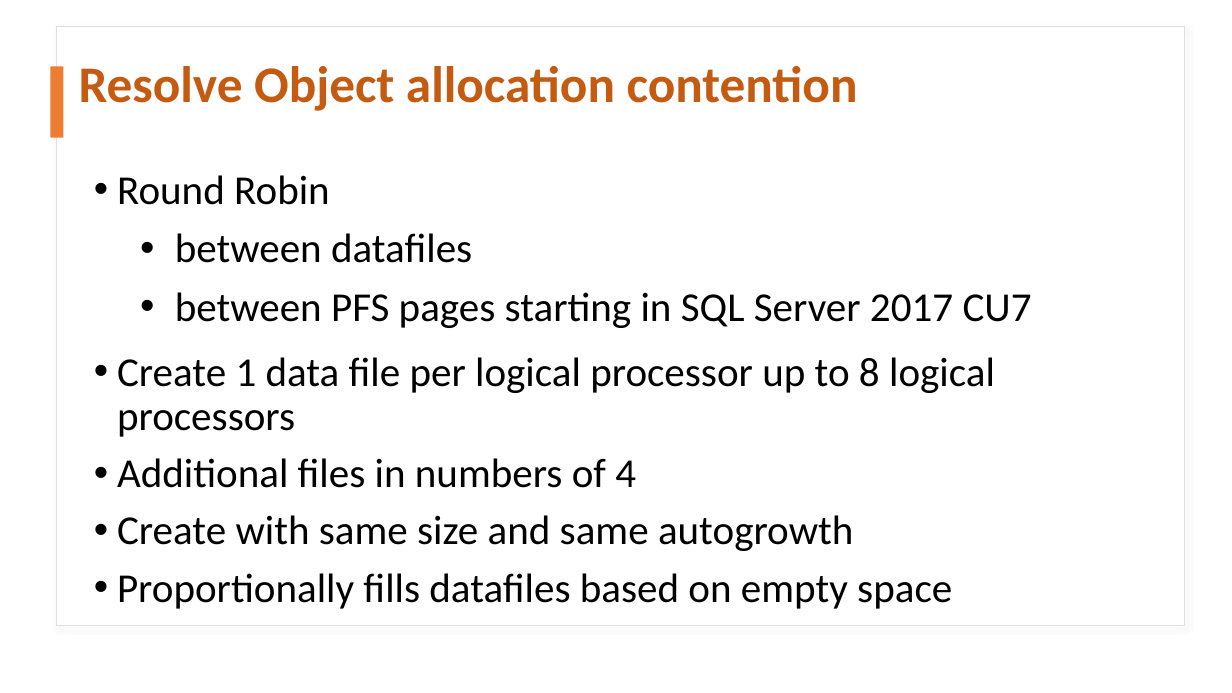
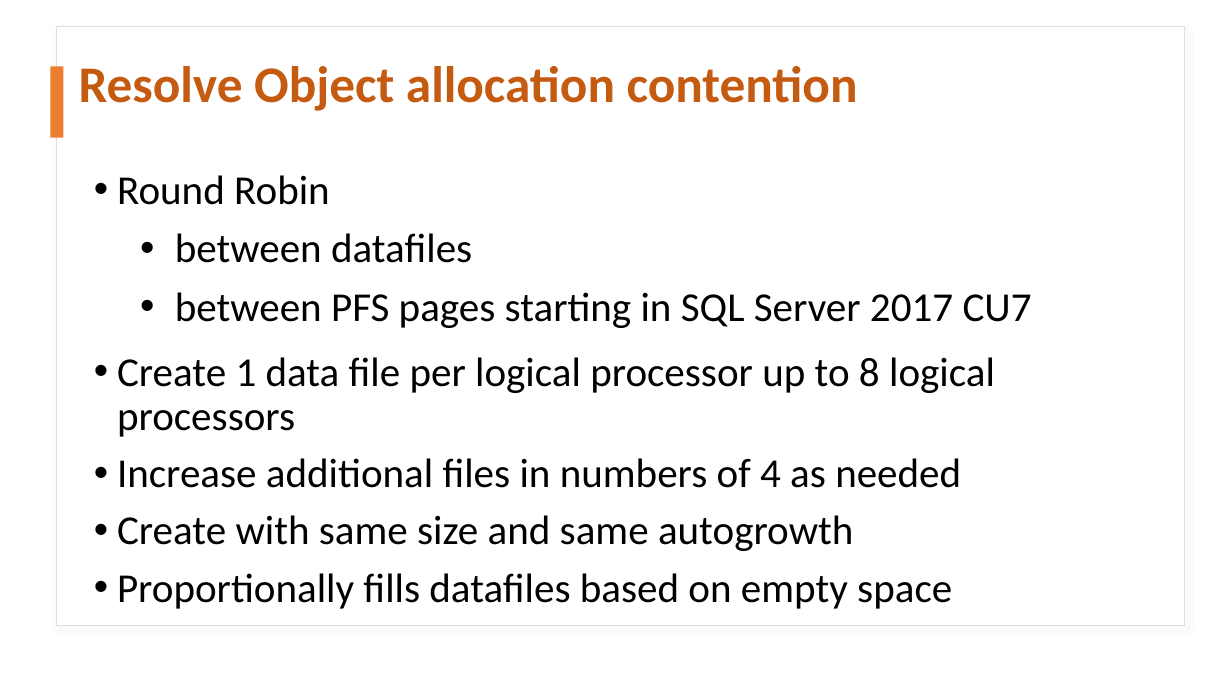
Before and after one commit to haripriyasb/tempdb, a slide deck: slide 18 of TEMPDB CONTENTION.pptx. Drawn at 1232x693 pixels with LibreOffice and Linux fonts; fonts in the diff are those of the drawing. Boxes give left, top, right and bottom in pixels: in the first picture for what was removed or moved away, otherwise in the second. Text is boxed around its words. In the diff, an @@ line names an element or a change of style, - is before the commit and + after.

```diff
--- a/TEMPDB CONTENTION.pptx
+++ b/TEMPDB CONTENTION.pptx
@@ text at (117, 458, 961, 488): text changed @@
-• Additional files in numbers of 4
+• Increase additional files in numbers of 4 as needed
```
Also in this commit, not shown: 7 other slides changed, 1 other file.
